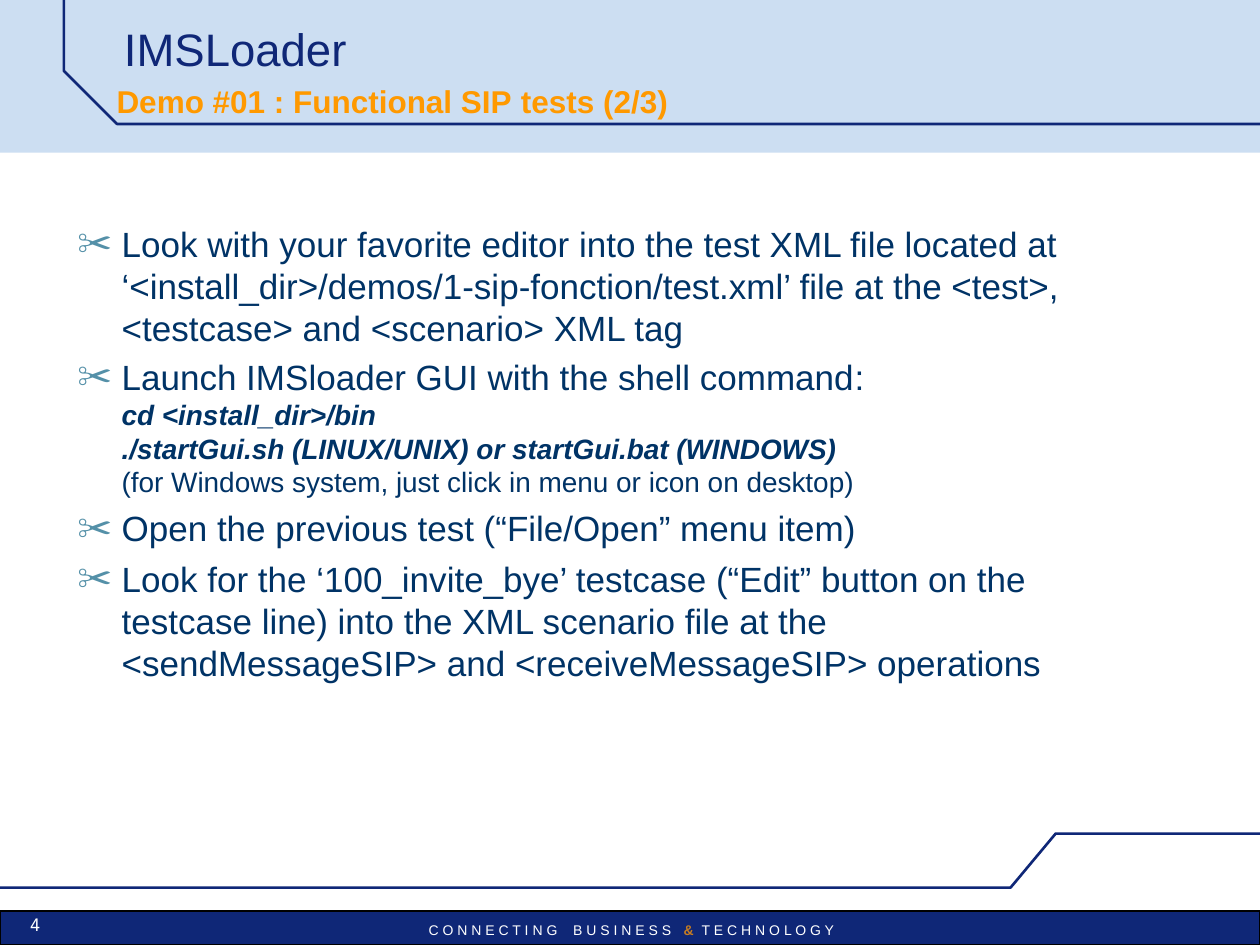
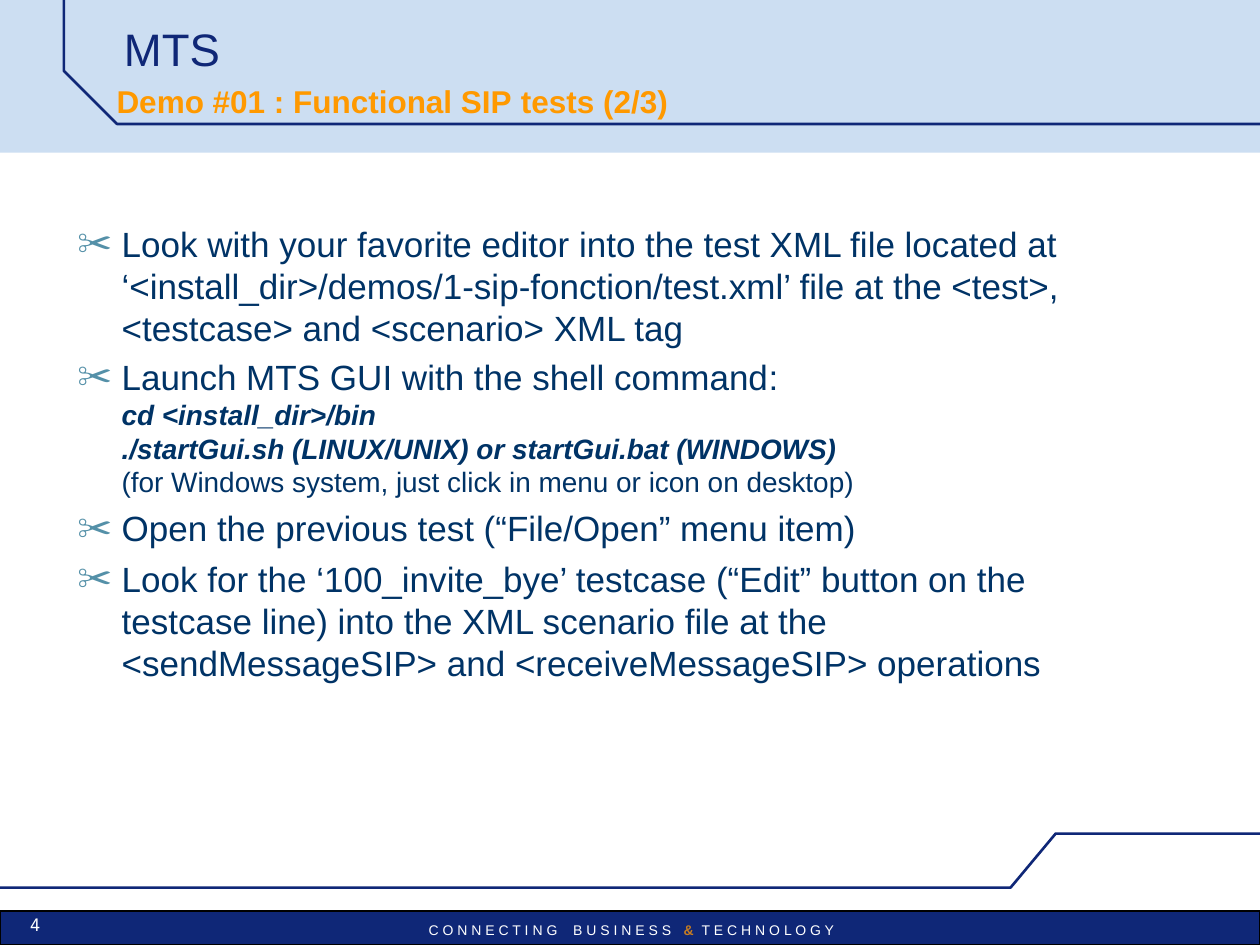
Before and after one commit to vu3mmg/mts-project, a slide deck: slide 4 of trunk/mts/src/main/doc/MTS-Pres-demos.ppt. Drawn at 1260x945 pixels with LibreOffice and Linux fonts; fonts in the diff are those of the drawing; background and template pictures are left out. Boxes give left, top, right and bottom in pixels: in the first picture for what was removed or moved away, otherwise in the second. Text is boxed around its words. In the diff, an @@ line names an element or a change of style, - is before the commit and + after.

```diff
--- a/trunk/mts/src/main/doc/MTS-Pres-demos.ppt
+++ b/trunk/mts/src/main/doc/MTS-Pres-demos.ppt
@@ title at <box>124,34,220,67</box>: text changed @@
-IMSLoader
+MTS
@@ text at <box>122,364,854,497</box>: text changed @@
-✂ Launch IMSloader GUI with the shell command:
-  cd <install_dir>/bin
-  ./startGui.sh (LINUX/UNIX) or startGui.bat (WINDOWS)
-  (for Windows system, just click in menu or icon on desktop)
+✂ Launch MTS GUI with the shell command:
+  cd <install_dir>/bin
+  ./startGui.sh (LINUX/UNIX) or startGui.bat (WINDOWS)
+  (for Windows system, just click in menu or icon on desktop)
```
Also in this commit, not shown: 24 other slides changed, 35 other files.
